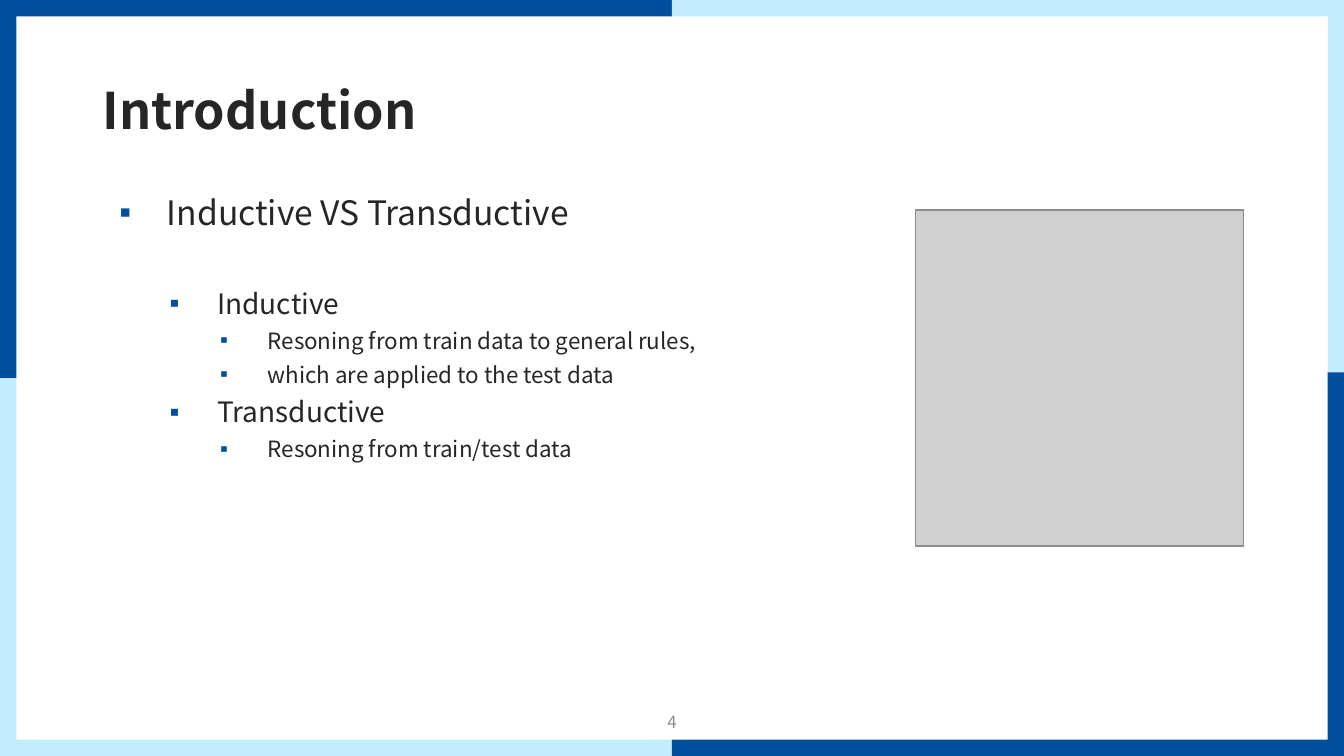
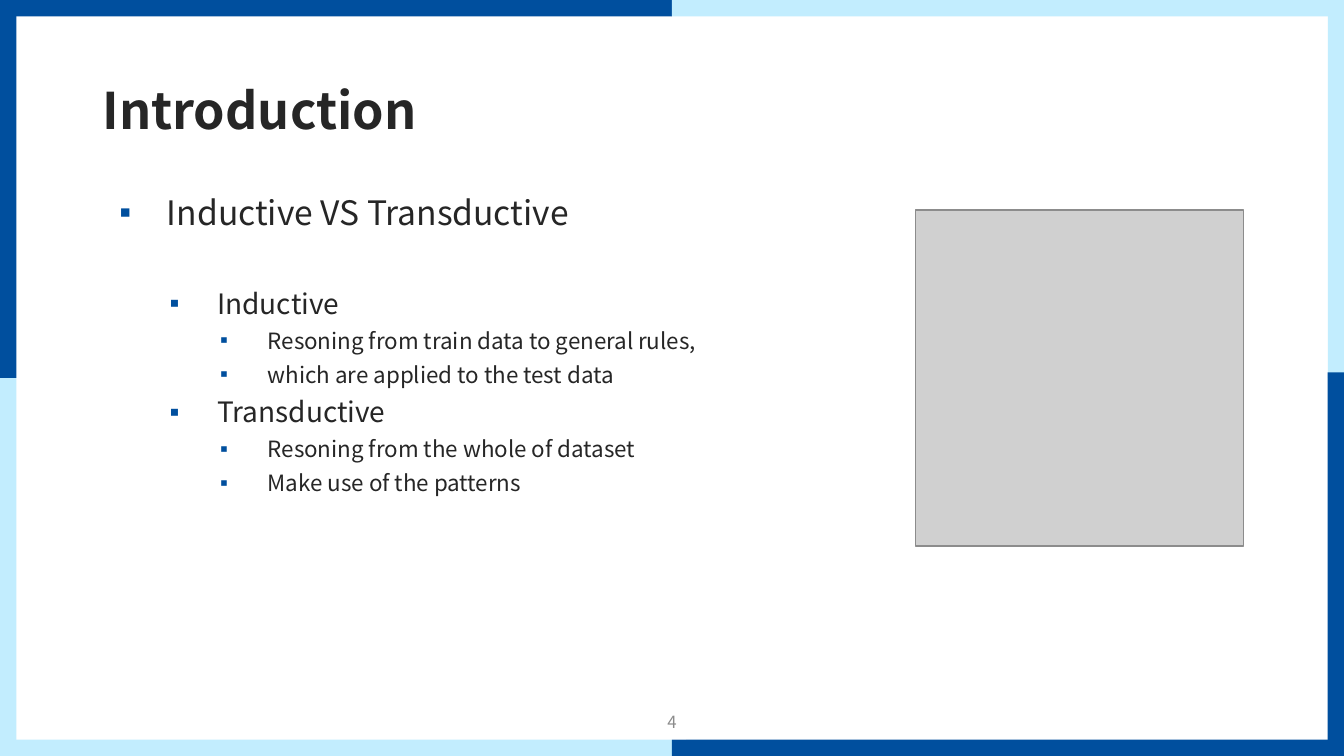
Before and after one commit to mmvv11/GraduateStudies, a slide deck: slide 4 of papers/review/GraphSAGE Review.pptx. Drawn at 1344x756 pixels with LibreOffice and Linux fonts; fonts in the diff are those of the drawing; grey boxes stand for pictures; background and template pictures are left out. Boxes give left, top, right and bottom in pixels: in the first picture for what was removed or moved away, otherwise in the second. Text is boxed around its words. In the diff, an @@ line names an element or a change of style, - is before the commit and + after.

```diff
--- a/papers/review/GraphSAGE Review.pptx
+++ b/papers/review/GraphSAGE Review.pptx
@@ text at box(268, 439, 636, 496): text changed @@
-    ▪ Resoning from train/test data
+    ▪ Resoning from the whole of dataset
+    ▪ Make use of the patterns
```
Also in this commit, not shown: 1 other slide changed, 1 other file.
